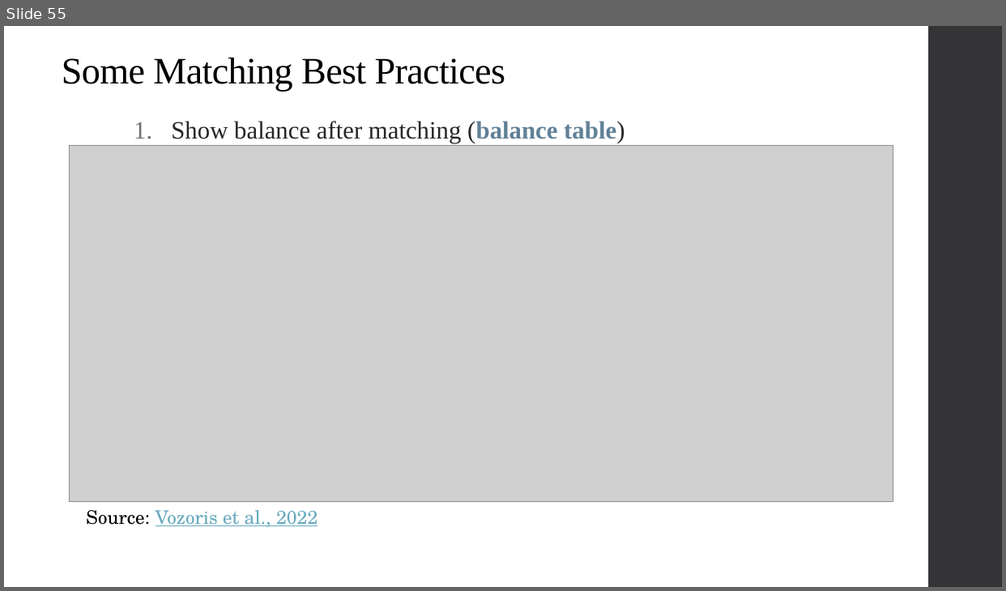
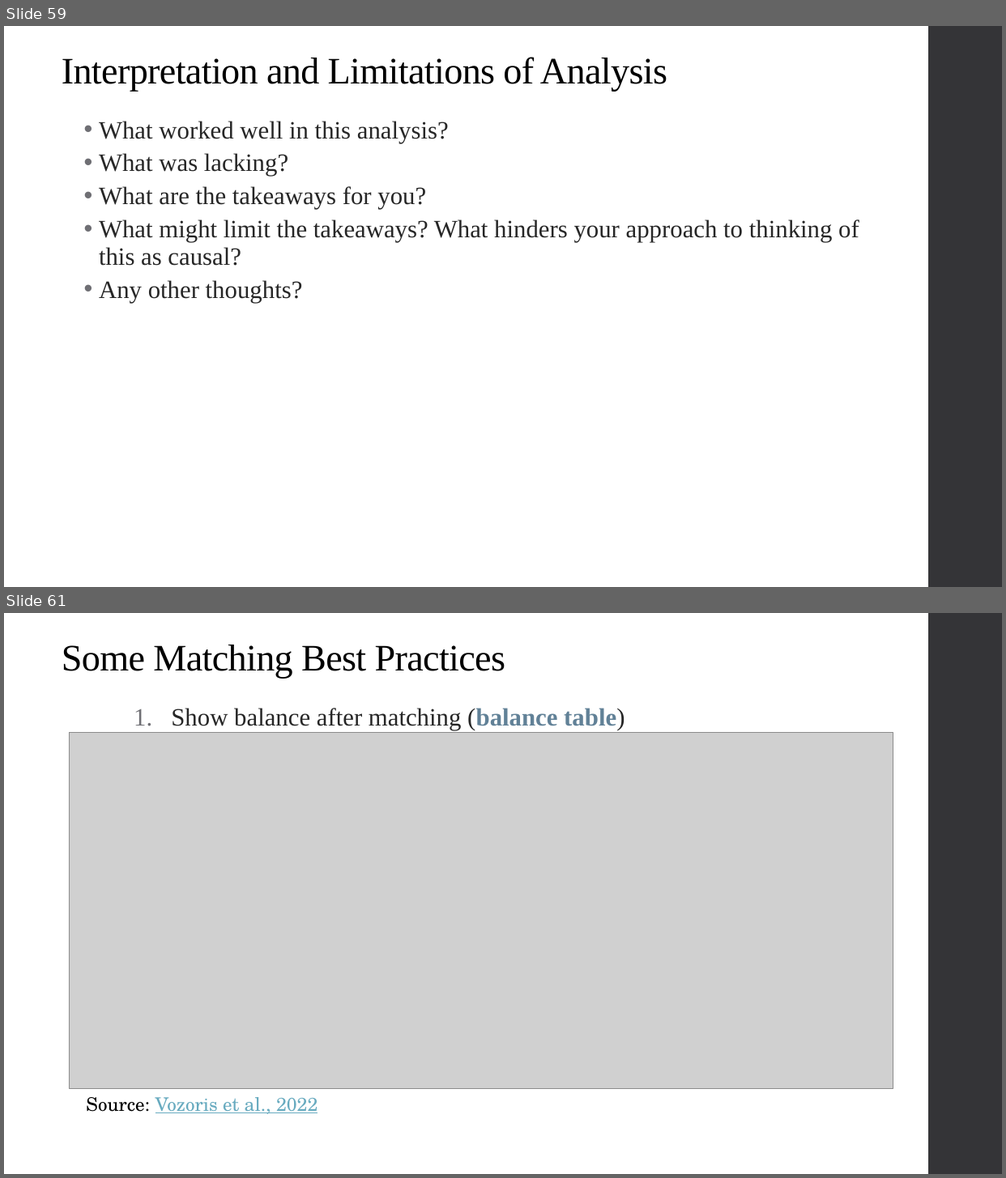
Before and after one commit to qiufei/fork-HAD5744, a slide deck: Lecture06_Matching/Lecture06_Matching_2022F.pptx. Shown one above the other, each under a label of ours: slide 55 before the commit, slides 59 and 61 after it; the slides between them are not shown. The pictures are 1006x591 and 1006x1178 pixels, drawn with LibreOffice and Linux fonts; fonts in the diff are those of the drawing; grey boxes stand for pictures. Boxes give left, top, right and bottom in pixels: in the first picture for what was removed or moved away, otherwise in the second. Text is boxed around its words. In the diff, an @@ line names an element or a change of style, - is before the commit and + after.

```diff
--- a/Lecture06_Matching/Lecture06_Matching_2022F.pptx
+++ b/Lecture06_Matching/Lecture06_Matching_2022F.pptx
@@ slide 59 added at (x1=4, y1=26, x2=1002, y2=587), background #FFFFFF; not listed: 1 template element that a slide beside it also shows @@
@@ title added at (x1=62, y1=57, x2=667, y2=91), 36 pt, text #000000 @@
+Interpretation and Limitations of Analysis
@@ text added at (x1=99, y1=121, x2=859, y2=303), 24 pt, text #262626 @@
+  • What worked well in this analysis?
+  • What was lacking?
+  • What are the takeaways for you?
+  • What might limit the takeaways? What hinders your approach to thinking of this as causal?
+  • Any other thoughts?
@@ what was slide 55 is now slide 61 @@
```
Also in this commit, not shown: 15 slides changed, 13 other slides added, 2 slides removed, 16 other files.
